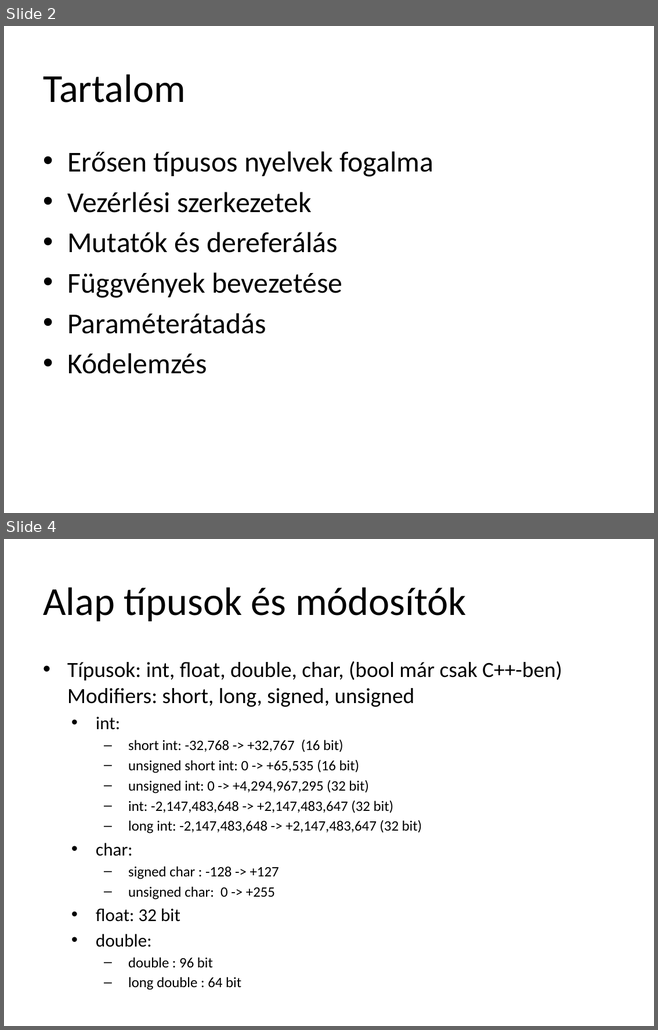
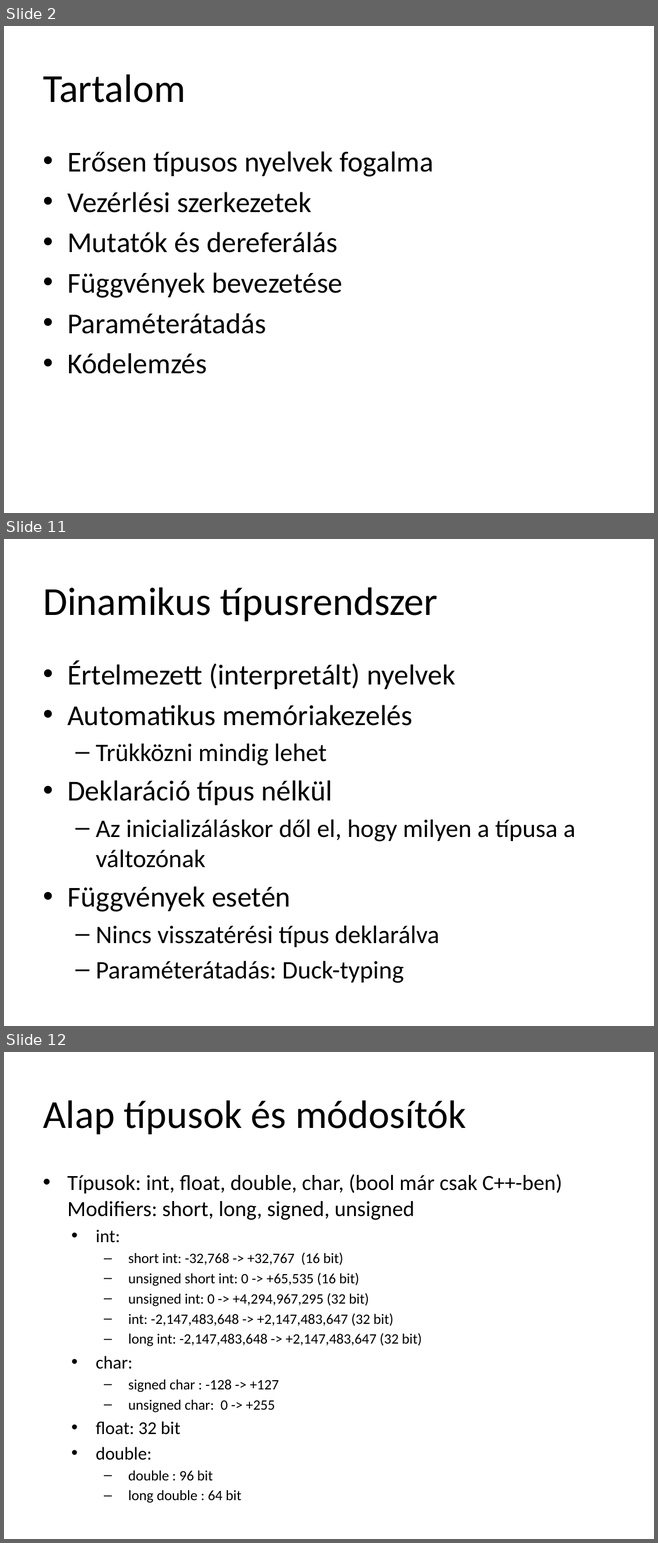
Before and after one commit to torokmark/cppgyak_jegyzet, a slide deck: programozasi_nyelvek_cpp_gyak02.pptx. Shown one above the other, each under a label of ours: slides 2 and 4 before the commit, slides 2, 11 and 12 after it; the slides between them are not shown. The pictures are 658x1030 and 658x1543 pixels, drawn with LibreOffice and Linux fonts; fonts in the diff are those of the drawing. Boxes give left, top, right and bottom in pixels: in the first picture for what was removed or moved away, otherwise in the second. Text is boxed around its words. In the diff, an @@ line names an element or a change of style, - is before the commit and + after.

```diff
--- a/programozasi_nyelvek_cpp_gyak02.pptx
+++ b/programozasi_nyelvek_cpp_gyak02.pptx
@@ slide 11 added at (4,539,654,1026), background #FFFFFF @@
@@ title added at (43,587,437,621), 44 pt, text #000000 @@
+Dinamikus típusrendszer
@@ text added at (67,661,575,983), 28 pt, text #000000 @@
+• Értelmezett (interpretált) nyelvek
+• Automatikus memóriakezelés
+  – Trükközni mindig lehet
+• Deklaráció típus nélkül
+  – Az inicializáláskor dől el, hogy milyen a típusa a változónak
+• Függvények esetén
+  – Nincs visszatérési típus deklarálva
+  – Paraméterátadás: Duck-typing
@@ what was slide 4 is now slide 12 @@
```
Also in this commit, not shown: 19 slides changed, 10 other slides added.
